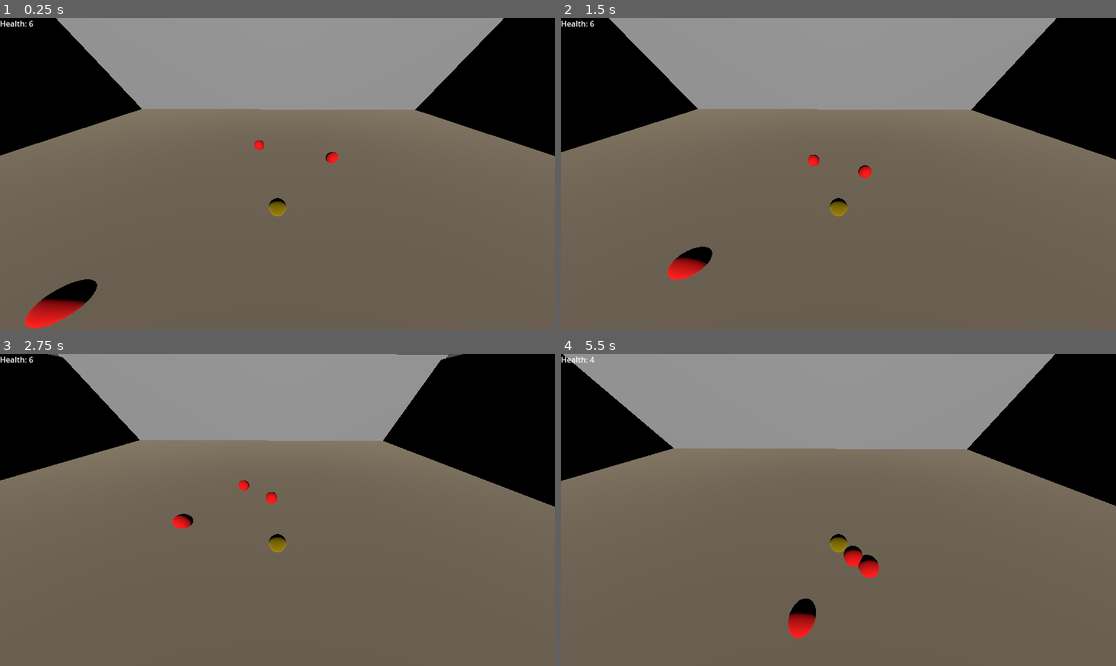
Above: before the commit, frames 1-4 (two rows, left to right).
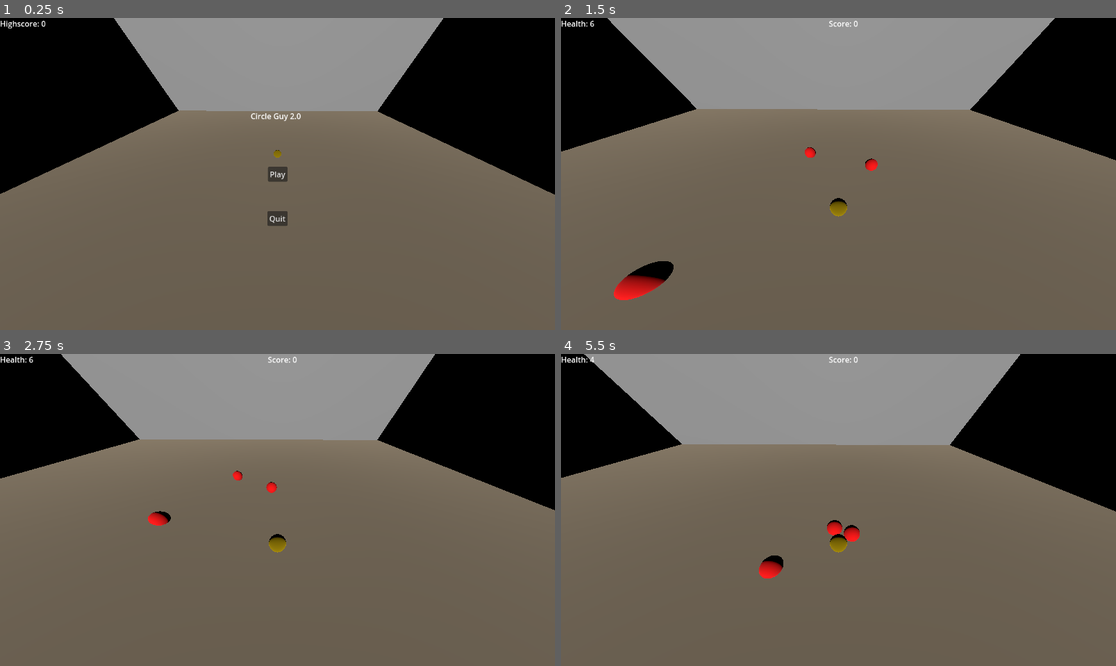
Above: after the commit, the same moments.

Repository: Jontruiz1/CircleGuy2.0
Game: Godot game, scene res://Menu.tscn
Same seed, same stepped clock (60 frames per second), same inputs: the game is played once before the commit and once after it. Before the commit the project starts from res://MainScene/Main.tscn.
Inputs (mouse positions are in pixels of both pictures, inside the frame that each line leads up to):
- Up to frame 1 (0.25 s): no input
- Up to frame 2 (1.5 s): click (838, 174) at 0.5 s, where only the run after the commit has a clickable "Play"; hold D (move_right) from 1.28 s (still down)
- Up to frame 3 (2.75 s): release D (move_right) at 2.03 s; hold S (move_down) from 2.03 s (still down)
- Up to frame 4 (5.5 s): release S (move_down) at 2.78 s; hold D (move_right) 2.78-3.53 s; hold W (move_up) 3.53-4.28 s; hold A (move_left) from 4.28 s (still down)

The runs differ from the first frame. In frame 1, 12% of the frame differs, in the area x 0-100%, y 0-100%; in frame 2, 1.8%; in frame 3, 1.5%; in frame 4, 5.0%.

Commit message:
Working alpha version!
Main gameplay loop from menu, to game, to menu is done.

Need to fix: pause button
Need to add: music and sounds

Diff:
--- /dev/null
+++ b/Test/HighScore.gd
@@ -0,0 +1,14 @@
+extends Label
+var save_path = "user://score.save"
+var highscore = null
+
+func load_score():
+	if FileAccess.file_exists(save_path):
+		var file = FileAccess.open(save_path, FileAccess.READ)
+		highscore = file.get_var()
+	else:
+		highscore = 0
+
+func _ready():
+	load_score()
+	self.text = "Highscore: " + str(highscore)
--- a/Test/MainScene/Bullet.gd
+++ b/Test/MainScene/Bullet.gd
@@ -8,6 +8,7 @@
 var t = Timer.new()
 var target = null
 var source = null
+var origin = null
 
 #initialize the bullet
 func init(src, playerpos, shoot_input, spd, dmg):
@@ -15,6 +16,7 @@
 	shoot_direction = (transform.basis * Vector3(shoot_input.x, 0, shoot_input.y)).normalized()
 	damage = dmg
 	speed = spd;
+	origin = src
 	source = src.name.replace("@", "").rstrip("0123456789")
 	self.position =  Vector3(target.x + shoot_input.x, target.y, target.z + shoot_input.y)
 	self.rotation = (transform.basis * Vector3(shoot_input.x, 0, shoot_input.y)).normalized()
@@ -37,23 +39,25 @@
 	if collideCount >= 1:
 		var collision = get_slide_collision(collideCount-1)
 		var collider = collision.get_collider()
-		print(collider)
+
+		if(collider == null): return
 		var collideName = collider.name
 		collideName = collideName.replace("@", "").rstrip("0123456789")
 
+		if(collideName.contains("Wall")): queue_free()
 		if(source != collideName):
 			match collideName:
 				"Player":
 					if(collider.iFrame.is_stopped()):
 						collider.health -= self.damage
+						collider.iFrame.start()
 						queue_free()
+						return
 				"Enemy":
 					collider.health -= self.damage
+					if(collider.health <= 0): origin.score += collider.value
 					queue_free()
-				"Wall":
-					queue_free()
-				null:
-					print("idk why it's null but it is")
+					return
 
 func process_move(delta):
 	self.position = Vector3(self.position.x + (delta * shoot_direction.x) * speed , self.position.y + (delta*shoot_direction.y) * speed, self.position.z + (delta * shoot_direction.z) * speed)
--- a/Test/MainScene/Bullet.tscn
+++ b/Test/MainScene/Bullet.tscn
@@ -11,6 +11,7 @@
 [sub_resource type="CapsuleShape3D" id="CapsuleShape3D_hh0ue"]
 
 [node name="Bullet" type="CharacterBody3D"]
+transform = Transform3D(1, 0, 0, 0, 1, 0, 0, 0, 1, 0.000124931, 0.00305939, -0.00174081)
 script = ExtResource("1_s7rlb")
 
 [node name="MeshInstance3D" type="MeshInstance3D" parent="."]
--- a/Test/MainScene/Camera3D.gd
+++ b/Test/MainScene/Camera3D.gd
@@ -1,16 +1,22 @@
 extends Camera3D
-var player
-var healthLabel
-var currentHP
+var player = null
+var healthLabel = null
+var currentHP = 0
+var currentScore = 0
+var scoreLabel = null
+
 
 func _ready():
 	player = $"../Player"
 	healthLabel = get_child(0)
+	scoreLabel = get_child(1)
+	healthLabel.text = "Health: " + str(player.health)
+	scoreLabel.text = "Score: " + str(player.score)
+	currentScore = player.score
 	currentHP = player.health
-	healthLabel.text = "Health: " + str(player.health)
-
 
 # Called every frame. 'delta' is the elapsed time since the previous frame.
 func _process(delta):
 	if(currentHP > player.health): healthLabel.text = "Health: " + str(player.health)
+	if(currentScore < player.score): scoreLabel.text = "Score: " + str(player.score)
 	self.position = Vector3(player.position.x, 6, player.position.z+2)
--- /dev/null
+++ b/Test/MainScene/CameraWall.tscn
@@ -0,0 +1,9 @@
+[gd_scene load_steps=2 format=3 uid="uid://db2nahwxf71gx"]
+
+[sub_resource type="BoxShape3D" id="BoxShape3D_kltog"]
+size = Vector3(1, 15.3676, 55.999)
+
+[node name="CameraWall" type="StaticBody3D"]
+
+[node name="CollisionShape3D" type="CollisionShape3D" parent="."]
+shape = SubResource("BoxShape3D_kltog")
--- a/Test/MainScene/Enemy.gd
+++ b/Test/MainScene/Enemy.gd
@@ -7,16 +7,18 @@
 var can_shoot = null
 var type = null
 var target = null
+var value = null
 var shoot_cooldown = Timer.new()
 var colorMatches = {Color.RED : "Red", Color.BLUE : "Blue", Color.GREEN : "Green", Color.PURPLE : "Purple", Color.BLACK : "Black"}
 
-func init(hp, spd, dmg, shoot, color, player):
+func init(hp, spd, dmg, val, shoot, color, player):
 	health = hp
 	speed = spd
 	damage = dmg
 	type = color
 	can_shoot = shoot
 	target = player
+	value = val
 
 	# change color
 	var material = $MeshInstance3D.get_active_material(0)
@@ -39,6 +41,8 @@
 
 		# place the bullet at the correct starting position
 		bullet.init(self, self.position, tempFix, 3, damage-2)
+		bullet.set_collision_layer_value(1, false)
+		bullet.set_collision_layer_value(2, true)
 		get_tree().get_root().add_child(bullet)
 		shoot_cooldown.start()
 
--- a/Test/MainScene/Main.gd
+++ b/Test/MainScene/Main.gd
@@ -2,11 +2,11 @@
 
 # health, speed, damage, shoot
 var enemyTypes = {
-	Color.RED : [2, 2, 2, false],
-	Color.BLUE : [3, 2, 3, false],
-	Color.GREEN : [2, 3, 2, false],
-	Color.PURPLE : [4, 1, 4, true],
-	Color.BLACK : [6, 0, 3, true]
+	Color.RED : [2, 2, 2, 50, false],
+	Color.BLUE : [3, 2, 3, 100, false],
+	Color.GREEN : [2, 3, 2, 150, false],
+	Color.PURPLE : [4, 1, 4, 200, true],
+	Color.BLACK : [6, 0, 3, 250, true]
 }
 var enemyColors = [Color.RED, Color.BLUE, Color.GREEN, Color.PURPLE, Color.BLACK]
 var powerUps = []
@@ -26,7 +26,7 @@
 func spawnWave():
 	for n in range(wave*3):
 		var enemyVariety
-		if wave >= enemyColors.size(): enemyVariety = rng.randf_range(0, enemyColors.size()-1)
+		if wave >= enemyColors.size(): enemyVariety = rng.randf_range(0, enemyColors.size())
 		else: enemyVariety = rng.randf_range(0, wave)
 
 		var enemy_x = rng.randf_range(-12, 12)
@@ -39,7 +39,7 @@
 		var enemyColor = enemyColors[enemyVariety]
 		var enemy = preload("res://MainScene/Enemy.tscn").instantiate()
 		enemy.position = Vector3(enemy_x, .6, enemy_z)
-		enemy.init(enemyTypes[enemyColor][0], enemyTypes[enemyColor][1], enemyTypes[enemyColor][2], enemyTypes[enemyColor][3], enemyColor, player)
+		enemy.init(enemyTypes[enemyColor][0], enemyTypes[enemyColor][1], enemyTypes[enemyColor][2], enemyTypes[enemyColor][3], enemyTypes[enemyColor][4], enemyColor, player)
 		add_child(enemy)
 		enemyCount += 1
 
@@ -47,9 +47,8 @@
 	if event.is_action_pressed("pause"):
 		get_tree().paused = not (get_tree().paused)
 
+func _process(_delta):
 
-
-func _process(_delta):
 	if(enemyCount == 0):
 		wave += 1
 		spawnWave()
--- a/Test/MainScene/Main.tscn
+++ b/Test/MainScene/Main.tscn
@@ -1,10 +1,11 @@
-[gd_scene load_steps=9 format=3 uid="uid://c7sfquecmyevw"]
+[gd_scene load_steps=10 format=3 uid="uid://c7sfquecmyevw"]
 
 [ext_resource type="Script" path="res://MainScene/Main.gd" id="1_l1vgf"]
 [ext_resource type="PackedScene" uid="uid://dwipgp8vfg4ky" path="res://MainScene/Player.tscn" id="2_cldc5"]
 [ext_resource type="Script" path="res://MainScene/Camera3D.gd" id="3_stuor"]
 [ext_resource type="PackedScene" uid="uid://ctyndqylo8n5n" path="res://MainScene/SideWalls.tscn" id="4_q5l4h"]
 [ext_resource type="PackedScene" uid="uid://do6yti2hwvnnn" path="res://MainScene/TopWall.tscn" id="5_l8k5i"]
+[ext_resource type="PackedScene" uid="uid://db2nahwxf71gx" path="res://MainScene/CameraWall.tscn" id="6_loui8"]
 
 [sub_resource type="BoxShape3D" id="BoxShape3D_rl20v"]
 size = Vector3(54.4673, 0.535465, 39.7773)
@@ -45,17 +46,26 @@
 offset_bottom = 23.0
 text = "Health: "
 
-[node name="MeshInstance3D" type="MeshInstance3D" parent="."]
-transform = Transform3D(1, 0, 0, 0, 1, 0, 0, 0, 1, 12.3994, -0.196556, 9.12108)
+[node name="Score" type="Label" parent="Camera3D"]
+anchors_preset = 5
+anchor_left = 0.5
+anchor_right = 0.5
+offset_left = -20.0
+offset_right = 48.0
+offset_bottom = 23.0
+grow_horizontal = 2
+text = "Score: "
 
-[node name="LeftWall" parent="." instance=ExtResource("4_q5l4h")]
-transform = Transform3D(1, 0, 0, 0, 1, 0, 0, 0, 1, -27.6152, 0, -0.00639725)
+[node name="Walls" type="Node" parent="."]
 
-[node name="RightWall" parent="." instance=ExtResource("4_q5l4h")]
-transform = Transform3D(1, 0, 0, 0, 1, 0, 0, 0, 1, 27.4889, -0.265026, 0.225409)
+[node name="LeftWall" parent="Walls" instance=ExtResource("4_q5l4h")]
+transform = Transform3D(1, 0, 0, 0, 1, 0, 0, 0, 1, -27.6152, 1.67972, -0.00639725)
 
-[node name="Wall" parent="." instance=ExtResource("5_l8k5i")]
-transform = Transform3D(-0.0105996, 0.00350129, -0.999938, -0.000173536, 0.999994, 0.00350332, 0.999944, 0.000210642, -0.0105989, 0.000101089, 0.207853, -20.0591)
+[node name="RightWall" parent="Walls" instance=ExtResource("4_q5l4h")]
+transform = Transform3D(1, 0, 0, 0, 1, 0, 0, 0, 1, 27.4889, 1.77746, 0.225409)
 
-[node name="Wall2" parent="." instance=ExtResource("5_l8k5i")]
-transform = Transform3D(-0.0105996, 0.00350129, -0.999938, -0.000173536, 0.999994, 0.00350332, 0.999944, 0.000210642, -0.0105989, 0.000101089, 0.207853, 19.8499)
+[node name="TopWall" parent="Walls" instance=ExtResource("5_l8k5i")]
+transform = Transform3D(-0.0105996, 0.00350129, -0.999938, -0.000173536, 0.999994, 0.00350332, 0.999944, 0.000210642, -0.0105989, 0.000101089, 9.20852, -20.0591)
+
+[node name="CameraWall" parent="Walls" instance=ExtResource("6_loui8")]
+transform = Transform3D(-4.37114e-08, 0, -1, 0, 1, 0, 1, 0, -4.37114e-08, 0, 5.81705, 19.6101)
--- a/Test/MainScene/Player.gd
+++ b/Test/MainScene/Player.gd
@@ -2,22 +2,26 @@
 extends CharacterBody3D
 
 
-const SPEED = 5.0
+var speed = 6
 var bullet_speed = 5
 var shoot_cooldown = Timer.new()
 var iFrame = Timer.new()
 var health = 6
+var maxHealth = 6
 var damage = 1
-
+var score = 0
+var save_path = "user://score.save"
 
 # Get the gravity from the project settings to be synced with RigidBody nodes.
 var gravity = ProjectSettings.get_setting("physics/3d/default_gravity")
 
 func _ready():
+	# iFrame cooldown
 	iFrame.wait_time = 1
 	iFrame.one_shot = true
 	add_child(iFrame)
 
+	# shooting cooldown
 	shoot_cooldown.wait_time = .5
 	shoot_cooldown.one_shot = true
 	add_child(shoot_cooldown)
@@ -33,7 +37,7 @@
 		# load and instantiate the bullet
 		var bullet = preload("res://MainScene/Bullet.tscn").instantiate()
 
-		#initialize bullet, add to tree start shoot cooldown
+		#initialize bullet, add to tree, start shoot cooldown
 		bullet.init(self ,self.position, shoot_input, bullet_speed, damage)
 		get_tree().get_root().add_child(bullet)
 		shoot_cooldown.start()
@@ -49,36 +53,50 @@
 	var direction = (transform.basis * Vector3(input_dir.x, 0, input_dir.y)).normalized()
 
 	if direction:
-		velocity.x = direction.x * SPEED
-		velocity.z = direction.z * SPEED
+		velocity.x = direction.x * speed
+		velocity.z = direction.z * speed
 	else:
-		velocity.x = move_toward(velocity.x, 0, SPEED)
-		velocity.z = move_toward(velocity.z, 0, SPEED)
+		velocity.x = move_toward(velocity.x, 0, speed)
+		velocity.z = move_toward(velocity.z, 0, speed)
 
 # will handle colliding with enemies
 func process_collision():
+	# gets number of collisions
 	var collideCount = get_slide_collision_count()
 
 	if collideCount >= 1:
 		var collision = get_slide_collision(collideCount-1)
 		var collider = collision.get_collider()
+
+		# if collider is null don't proceed
+		if(collider == null): return
 		var collideName = collider.name
-		if(collideName != null):
-			collideName = collideName.replace("@", "").rstrip("0123456789")
-		else:
-			pass
+		collideName = collideName.replace("@", "").rstrip("0123456789")
+
+		# parse collider name
 		match collideName:
 			"Enemy":
 				if(iFrame.is_stopped()):
 					health -= collider.damage
 					iFrame.start()
 
+func game_over():
+	var highscore = 0
+	if FileAccess.file_exists(save_path):
+		var file = FileAccess.open(save_path, FileAccess.READ)
+		highscore = file.get_var()
+
+	if(highscore < score): highscore = score
+
+	var file = FileAccess.open(save_path, FileAccess.WRITE)
+	file.store_var(highscore)
+	#var savegame = File.new()
+	#var same_path = "res://savegame.save"
+	get_tree().change_scene_to_file("res://Menu.tscn")
 
 func _physics_process(delta):
-	if(health <= 0):
-		#queue_free()
-		print("Death")
 	process_collision()
 	process_move(delta)
 	process_shoot()
 	move_and_slide()
+	if(health <= 0): game_over()
--- a/Test/MainScene/SideWalls.tscn
+++ b/Test/MainScene/SideWalls.tscn
@@ -8,7 +8,7 @@
 [node name="Wall" type="StaticBody3D"]
 
 [node name="MeshInstance3D" type="MeshInstance3D" parent="."]
-transform = Transform3D(1, 0, 0, 0, 20, 0, 0, 0, 40, 0, 0, 0)
+transform = Transform3D(1, 0, 0, 0, 20, 0, 0, 0, 40, 0, 7.85335, 0)
 mesh = SubResource("BoxMesh_2yv08")
 
 [node name="CollisionShape3D" type="CollisionShape3D" parent="."]
--- a/Test/MainScene/TopWall.tscn
+++ b/Test/MainScene/TopWall.tscn
@@ -3,7 +3,7 @@
 [sub_resource type="BoxMesh" id="BoxMesh_2yv08"]
 
 [sub_resource type="BoxShape3D" id="BoxShape3D_gc0y2"]
-size = Vector3(1, 6.231, 39.9993)
+size = Vector3(1, 15.757, 43.8398)
 
 [node name="Wall" type="StaticBody3D"]
 
@@ -12,5 +12,5 @@
 mesh = SubResource("BoxMesh_2yv08")
 
 [node name="CollisionShape3D" type="CollisionShape3D" parent="."]
-transform = Transform3D(1.25, 0, 0, 0, 1.25, 0, 0, 0, 1.25, 0, 0.958783, 0)
+transform = Transform3D(1.25, 0, 0, 0, 1.25, 0, 0, 0, 1.25, 0, -0.0243737, 0)
 shape = SubResource("BoxShape3D_gc0y2")
--- /dev/null
+++ b/Test/Menu.tscn
@@ -0,0 +1,103 @@
+[gd_scene load_steps=10 format=3 uid="uid://dltigq8djj3y8"]
+
+[ext_resource type="Script" path="res://PlayBtn.gd" id="2_83584"]
+[ext_resource type="PackedScene" uid="uid://dwipgp8vfg4ky" path="res://MainScene/Player.tscn" id="2_g8yjg"]
+[ext_resource type="Script" path="res://HighScore.gd" id="3_k2et0"]
+[ext_resource type="PackedScene" uid="uid://ctyndqylo8n5n" path="res://MainScene/SideWalls.tscn" id="4_74jpf"]
+[ext_resource type="PackedScene" uid="uid://do6yti2hwvnnn" path="res://MainScene/TopWall.tscn" id="5_hchwg"]
+[ext_resource type="PackedScene" uid="uid://db2nahwxf71gx" path="res://MainScene/CameraWall.tscn" id="6_syy53"]
+
+[sub_resource type="BoxShape3D" id="BoxShape3D_rl20v"]
+size = Vector3(54.4673, 0.535465, 39.7773)
+
+[sub_resource type="StandardMaterial3D" id="StandardMaterial3D_i2oc3"]
+albedo_color = Color(0.666667, 0.6, 0.501961, 1)
+
+[sub_resource type="BoxMesh" id="BoxMesh_b8n83"]
+material = SubResource("StandardMaterial3D_i2oc3")
+size = Vector3(2.6, 1, 1.9)
+
+[node name="MenuManager" type="Node3D"]
+
+[node name="Floor" type="StaticBody3D" parent="."]
+
+[node name="CollisionShape3D" type="CollisionShape3D" parent="Floor"]
+transform = Transform3D(1, 0, 0, 0, 1, 0, 0, 0, 1, -0.138974, -0.149954, 0)
+shape = SubResource("BoxShape3D_rl20v")
+
+[node name="MeshInstance3D" type="MeshInstance3D" parent="Floor"]
+transform = Transform3D(21, 0, 0, 0, 0.525, 0, 0, 0, 21, -0.239724, 0, -0.0383506)
+mesh = SubResource("BoxMesh_b8n83")
+
+[node name="DirectionalLight3D" type="DirectionalLight3D" parent="."]
+transform = Transform3D(1, 0, 0, 0, 0.950943, 0.309366, 0, -0.309366, 0.950943, 0, 2.55679, 6.62779)
+
+[node name="Player" parent="." instance=ExtResource("2_g8yjg")]
+transform = Transform3D(1, 0, 0, 0, 1, 0, 0, 0, 1, 0, 0.923919, 0)
+script = null
+
+[node name="Camera3D" type="Camera3D" parent="."]
+transform = Transform3D(1, 0, 0, 0, 0.644377, 0.764708, 0, -0.764708, 0.644377, 0, 8.42707, 9.745)
+fov = 118.782
+
+[node name="PlayBtn" type="Button" parent="Camera3D"]
+anchors_preset = 8
+anchor_left = 0.5
+anchor_top = 0.5
+anchor_right = 0.5
+anchor_bottom = 0.5
+offset_left = -20.5
+offset_top = -15.5
+offset_right = 20.5
+offset_bottom = 15.5
+grow_horizontal = 2
+grow_vertical = 2
+text = "Play
+"
+script = ExtResource("2_83584")
+
+[node name="RichTextLabel" type="RichTextLabel" parent="Camera3D"]
+anchors_preset = 5
+anchor_left = 0.5
+anchor_right = 0.5
+offset_left = -60.0
+offset_top = 192.0
+offset_right = 60.0
+offset_bottom = 232.0
+grow_horizontal = 2
+text = " Circle Guy 2.0"
+
+[node name="QuitBtn" type="Button" parent="Camera3D"]
+anchors_preset = 7
+anchor_left = 0.5
+anchor_top = 1.0
+anchor_right = 0.5
+anchor_bottom = 1.0
+offset_left = -20.5
+offset_top = -247.0
+offset_right = 20.5
+offset_bottom = -216.0
+grow_horizontal = 2
+grow_vertical = 0
+text = "Quit"
+script = ExtResource("2_83584")
+
+[node name="HighScore" type="Label" parent="Camera3D"]
+offset_right = 86.0
+offset_bottom = 26.0
+text = "Highscore: "
+script = ExtResource("3_k2et0")
+
+[node name="Walls" type="Node" parent="."]
+
+[node name="LeftWall" parent="Walls" instance=ExtResource("4_74jpf")]
+transform = Transform3D(1, 0, 0, 0, 1, 0, 0, 0, 1, -27.6152, 1.67972, -0.00639725)
+
+[node name="RightWall" parent="Walls" instance=ExtResource("4_74jpf")]
+transform = Transform3D(1, 0, 0, 0, 1, 0, 0, 0, 1, 27.4889, 1.77746, 0.225409)
+
+[node name="TopWall" parent="Walls" instance=ExtResource("5_hchwg")]
+transform = Transform3D(-0.0105996, 0.00350129, -0.999938, -0.000173536, 0.999994, 0.00350332, 0.999944, 0.000210642, -0.0105989, 0.000101089, 9.20852, -20.0591)
+
+[node name="CameraWall" parent="Walls" instance=ExtResource("6_syy53")]
+transform = Transform3D(-4.37114e-08, 0, -1, 0, 1, 0, 1, 0, -4.37114e-08, 0, 5.81705, 19.6101)
--- /dev/null
+++ b/Test/PlayBtn.gd
@@ -0,0 +1,13 @@
+extends Button
+
+func _ready():
+	var button = self
+	button.pressed.connect(self._button_pressed)
+
+func _button_pressed():
+	var btnName = self.name
+	match btnName:
+		"PlayBtn":
+			get_tree().change_scene_to_file("res://MainScene/Main.tscn")
+		"QuitBtn":
+			get_tree().quit()
--- a/Test/project.godot
+++ b/Test/project.godot
@@ -11,7 +11,7 @@
 [application]
 
 config/name="CircleGuy 2.0"
-run/main_scene="res://MainScene/Main.tscn"
+run/main_scene="res://Menu.tscn"
 config/features=PackedStringArray("4.0", "Forward Plus")
 
 [input]
